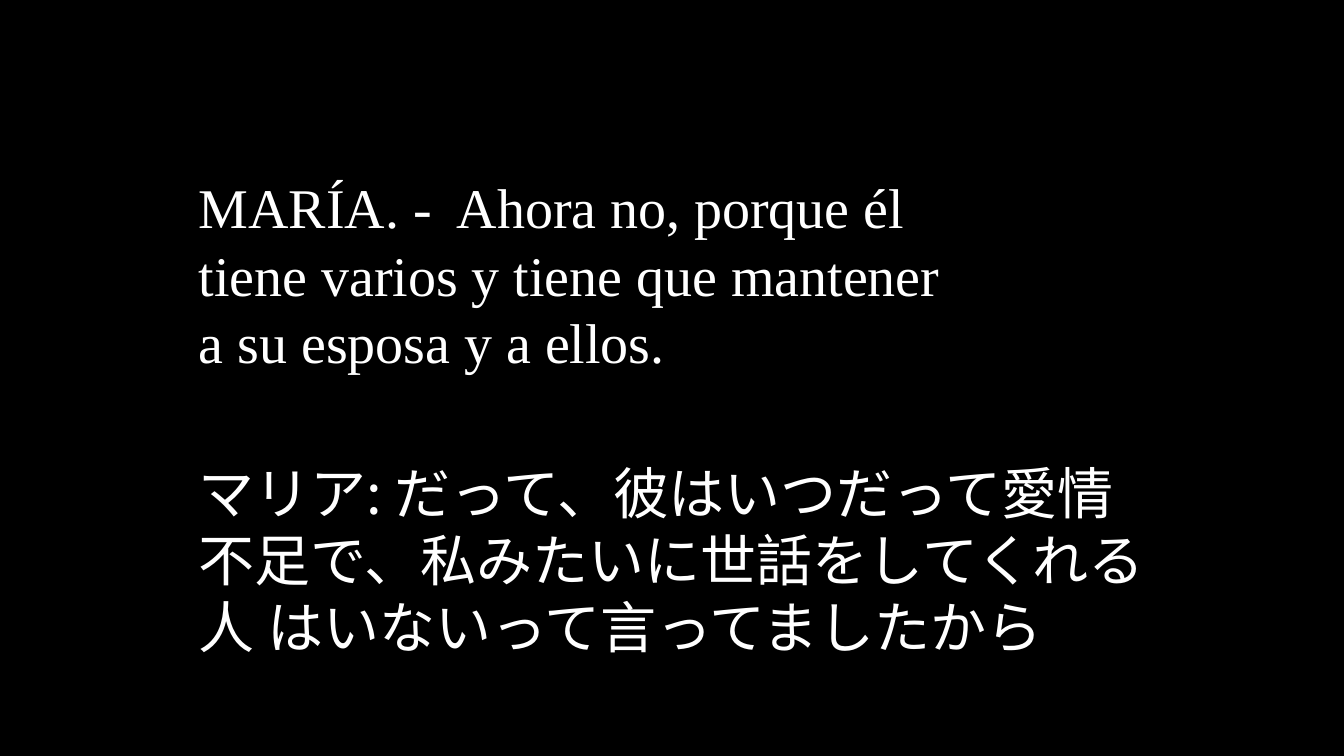
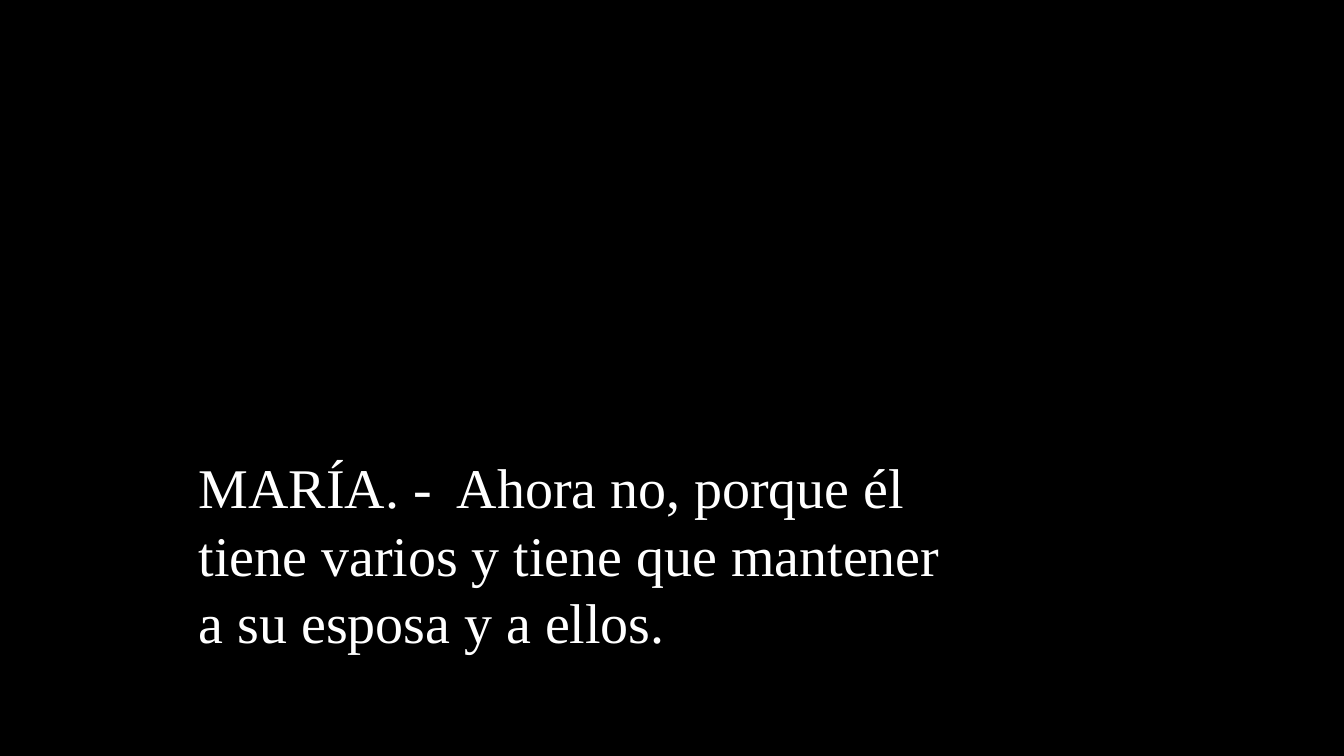
Before and after one commit to oulcggc/lang-drama-caption, a slide deck: slide 144 of complete-cap.pptx (slide 142 before the commit). Drawn at 1344x756 pixels with LibreOffice and Linux fonts; fonts in the diff are those of the drawing. Boxes give left, top, right and bottom in pixels: in the first picture for what was removed or moved away, otherwise in the second. Text is boxed around its words. In the diff, an @@ line names an element or a change of style, - is before the commit and + after.

```diff
--- a/complete-cap.pptx
+++ b/complete-cap.pptx
@@ text "MARÍA. - Ahora no, porque ...": place and size @@
-text "MARÍA. - Ahora no, porque ..." at (199, 185, 939, 373)
+text "MARÍA. - Ahora no, porque ..." at (199, 465, 939, 653)
@@ text removed at (199, 467, 1145, 653) @@
-マリア: だって、彼はいつだって愛情不足で、私みたいに世話をしてくれる人 はいないって言ってましたから
```
Also in this commit, not shown: 115 other slides changed, 44 slides added, 42 slides removed, 2 other files.
